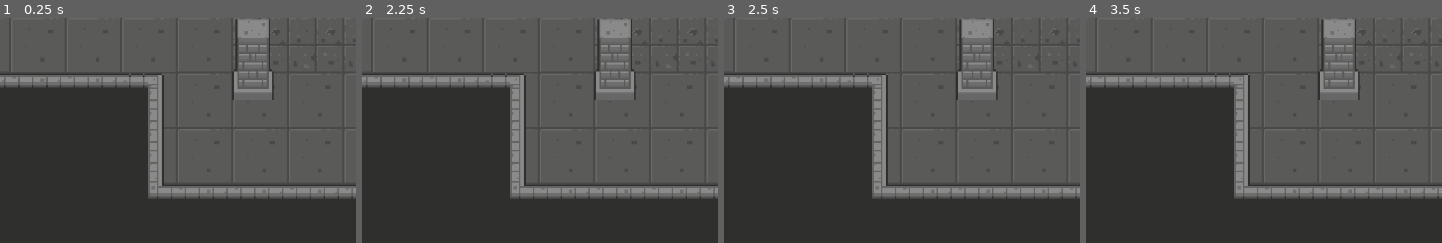
Above: before the commit, frames 1-4 (left to right).
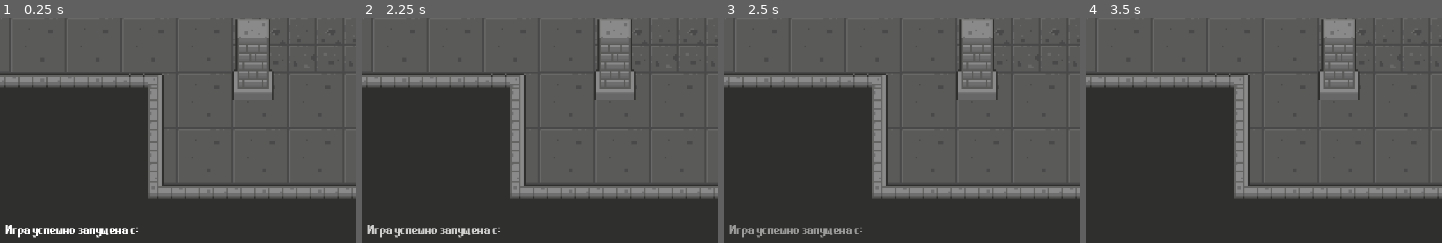
Above: after the commit, the same moments.

Repository: VaJau2/manedungeon
Game: Godot game, scene res://scenes/main.tscn
The game is run twice, just before and just after one commit, with the same random seed, the same clock (stepped at 60 frames per second) and the same inputs.
Inputs:
- Up to frame 1 (0.25 s): no input
- Up to frame 2 (2.25 s): tap Enter at 0.5, 2 s; tap Space at 1.25 s
- Up to frame 3 (2.5 s): no input
- Up to frame 4 (3.5 s): tap Space at 2.75 s
The pictures show only the part of the screen within x 0-50%, y 50-100%; the shares and areas given below are measured in that part.

The runs differ from the first frame. In frame 1, 0.8% of the frame differs, in the area x 1-39%, y 92-98%; in frame 2, 0.8%; in frame 3, 0.7%; in frame 4, nothing differs.

Commit message:
pixel font + base json translation and logs

Diff:
--- /dev/null
+++ b/assets/json/ru/inGame.json
@@ -0,0 +1,5 @@
+{
+	"logs": {
+		"start": "Игра успешно запущена с:"
+	}
+}
--- /dev/null
+++ b/assets/scripts/interface/logLabel.gd
@@ -0,0 +1,17 @@
+extends Label
+
+var expireTimer = 2.0
+
+
+func init_text(textCode: String) -> void:
+	text = Loc.trans(textCode)
+
+
+func _process(delta: float) -> void:
+	if expireTimer > 0:
+		expireTimer -= delta
+	else:
+		if modulate.a > 0:
+			modulate.a -= delta
+		else:
+			queue_free()
--- a/assets/scripts/interface/logs.gd
+++ b/assets/scripts/interface/logs.gd
@@ -1,8 +1,14 @@
 extends VBoxContainer
+
 
 @export var logPrefab: PackedScene
 
 
 func _ready() -> void:
+	create_log("inGame.logs.start")
+
+
+func create_log(text: String) -> void:
 	var logItem = logPrefab.instantiate()
+	logItem.init_text(text)
 	add_child(logItem)
--- /dev/null
+++ b/assets/scripts/utils/json.gd
@@ -0,0 +1,8 @@
+class_name JsonParse
+
+
+static func read(jsonFilePath: String) -> Variant:
+	var file = FileAccess.open(jsonFilePath, FileAccess.READ)
+	var content = file.get_as_text()
+	var finish = JSON.parse_string(content)
+	return finish
--- /dev/null
+++ b/assets/scripts/utils/loc.gd
@@ -0,0 +1,30 @@
+class_name Loc
+
+const LANG = 'ru'
+
+# Получает на вход путь до кода в виде "inGame.logs.start"
+# Первый элемент в пути - название файла
+# Остальное - json ключи (любой вложенности)
+# Возвращает строку или ошибку
+static func trans(code: String) -> String:
+	var path = code.split('.')
+	if len(path) == 0:
+		push_error("file path is empty")
+
+	var fileName = path[0]
+	var jsonData = JsonParse.read("res://assets/json/" + LANG + "/" + fileName + ".json")
+	path.remove_at(0)
+
+	if len(path) == 0:
+		push_error("json path is empty")
+
+	var firstJsonCode = path[0]
+	var result = jsonData[firstJsonCode]
+	path.remove_at(0)
+
+	while (len(path) > 0):
+		var nextJsonCode = path[0]
+		result = result[nextJsonCode]
+		path.remove_at(0)
+
+	return result
--- a/objects/interface/logs/log_label.tscn
+++ b/objects/interface/logs/log_label.tscn
@@ -1,6 +1,7 @@
-[gd_scene load_steps=2 format=3 uid="uid://b35o4r4kb71yi"]
+[gd_scene load_steps=3 format=3 uid="uid://b35o4r4kb71yi"]
 
 [ext_resource type="Theme" uid="uid://c255nf625dsau" path="res://assets/fonts/pixel_theme.tres" id="1_xymml"]
+[ext_resource type="Script" uid="uid://d3mid2i48rsui" path="res://assets/scripts/interface/logLabel.gd" id="2_b6lyt"]
 
 [node name="label" type="Label"]
 offset_right = 384.0
@@ -10,3 +11,4 @@
 text = "Тестовый текст"
 vertical_alignment = 1
 autowrap_mode = 2
+script = ExtResource("2_b6lyt")
--- a/project.godot
+++ b/project.godot
@@ -25,6 +25,15 @@
 
 project/assembly_name="ManeDungeon"
 
+[file_customization]
+
+folder_colors={
+"res://assets/json/": "yellow",
+"res://assets/scripts/": "green",
+"res://assets/sprites/": "teal",
+"res://objects/": "purple"
+}
+
 [rendering]
 
 renderer/rendering_method="mobile"
--- a/scenes/main.tscn
+++ b/scenes/main.tscn
@@ -1,8 +1,10 @@
-[gd_scene load_steps=4 format=4 uid="uid://dsptvlgm2e17o"]
+[gd_scene load_steps=6 format=4 uid="uid://dsptvlgm2e17o"]
 
 [ext_resource type="TileSet" uid="uid://cc823jab6ws1l" path="res://objects/tilesets/main.tres" id="1_sugp2"]
 [ext_resource type="PackedScene" uid="uid://ch8lipo8ff730" path="res://objects/props/pillar.tscn" id="2_jyhfs"]
 [ext_resource type="PackedScene" uid="uid://drcv3qk77jdcs" path="res://objects/characters/pony.tscn" id="3_tbgi4"]
+[ext_resource type="Script" uid="uid://3u2sanrdi8y4" path="res://assets/scripts/interface/logs.gd" id="4_jyhfs"]
+[ext_resource type="PackedScene" uid="uid://b35o4r4kb71yi" path="res://objects/interface/logs/log_label.tscn" id="5_tbgi4"]
 
 [node name="main" type="Node2D"]
 texture_filter = 1
@@ -49,3 +51,18 @@
 [node name="pony" parent="scene" instance=ExtResource("3_tbgi4")]
 y_sort_enabled = true
 position = Vector2(26, -4)
+
+[node name="menu" type="CanvasLayer" parent="."]
+
+[node name="logs" type="VBoxContainer" parent="menu"]
+anchors_preset = 2
+anchor_top = 1.0
+anchor_bottom = 1.0
+offset_left = 8.0
+offset_top = -194.0
+offset_right = 512.0
+offset_bottom = -8.0
+grow_vertical = 0
+alignment = 2
+script = ExtResource("4_jyhfs")
+logPrefab = ExtResource("5_tbgi4")
Not shown, added: assets/scripts/interface/logLabel.gd.uid
Not shown, added: assets/scripts/utils/json.gd.uid
Not shown, added: assets/scripts/utils/loc.gd.uid
